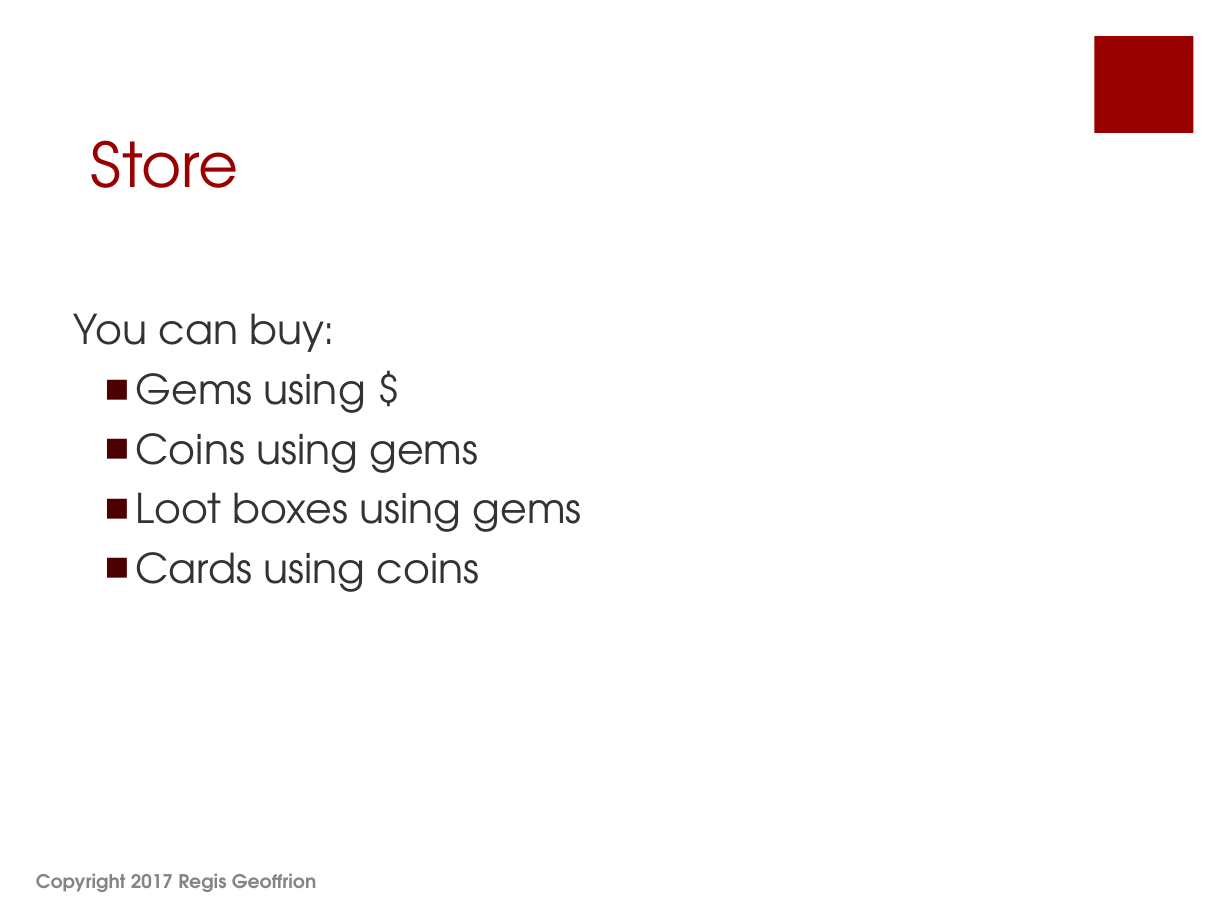
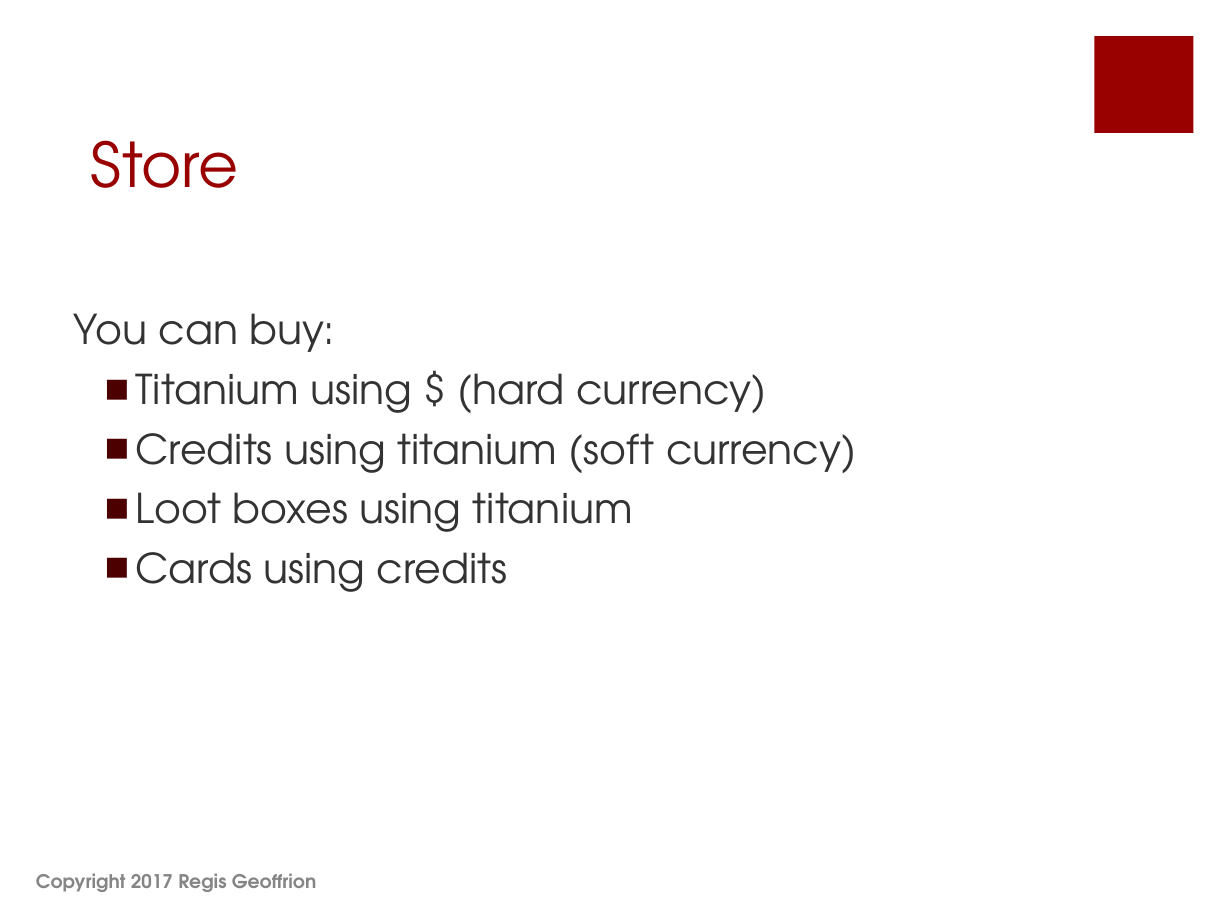
Before and after one commit to shahbazGamedev/Hero-s-Run, a slide deck: slide 52 of Documents/Earth Alone.pptx. Drawn at 1232x924 pixels with LibreOffice and Linux fonts; fonts in the diff are those of the drawing. Boxes give left, top, right and bottom in pixels: in the first picture for what was removed or moved away, otherwise in the second. Text is boxed around its words. In the diff, an @@ line names an element or a change of style, - is before the commit and + after.

```diff
--- a/Documents/Earth Alone.pptx
+++ b/Documents/Earth Alone.pptx
@@ text at (136,373,856,592): text changed @@
-  ■ Gems using $
-  ■ Coins using gems
-  ■ Loot boxes using gems
-  ■ Cards using coins
+  ■ Titanium using $ (hard currency)
+  ■ Credits using titanium (soft currency)
+  ■ Loot boxes using titanium
+  ■ Cards using credits
```
Also in this commit, not shown: 6 other slides changed.
